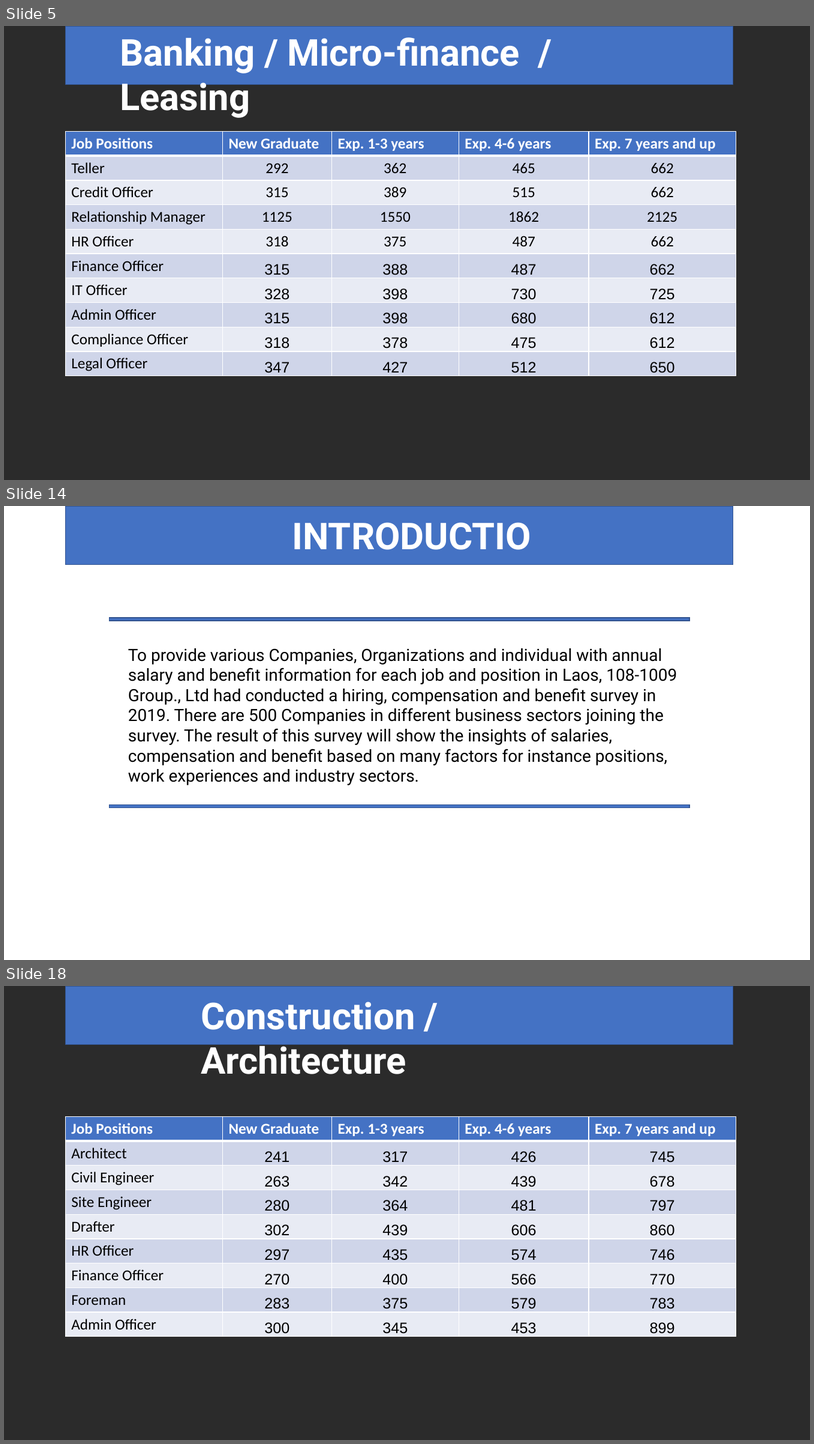
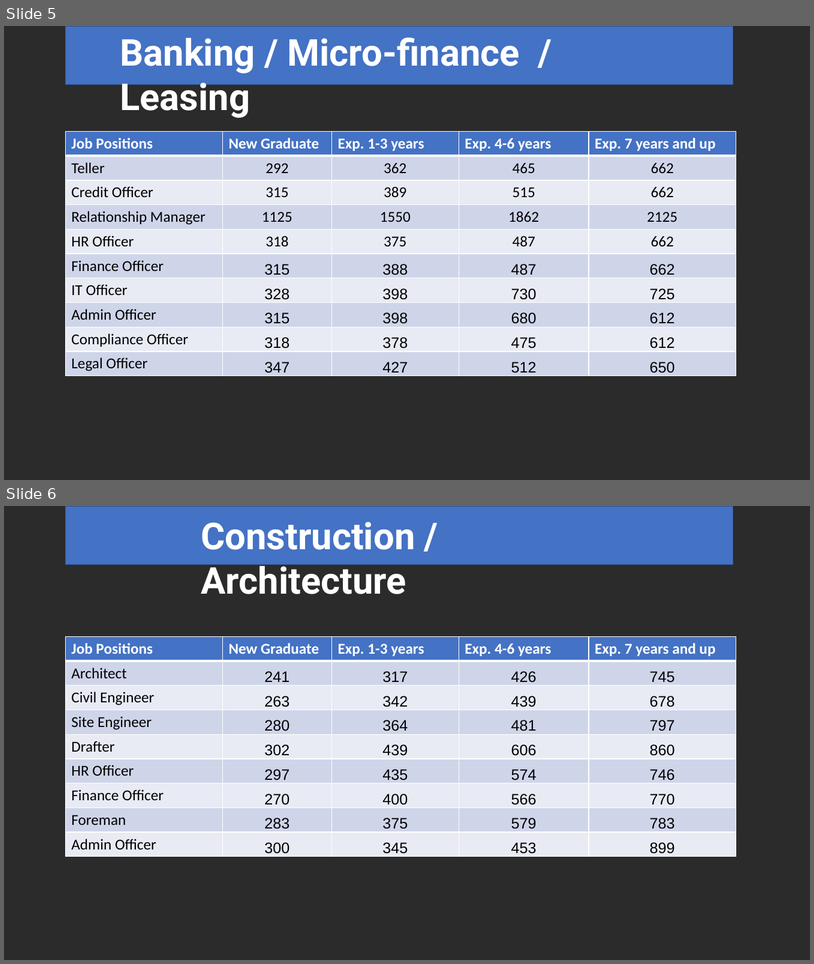
Before and after one commit to Phoud/108salarysurvey2, a slide deck: Presentation/Presentation.pptx. Shown one above the other, each under a label of ours: slides 5, 14 and 18 before the commit, slides 5 and 6 after it; the slides between them are not shown. The pictures are 814x1444 and 814x964 pixels, drawn with LibreOffice and Linux fonts; fonts in the diff are those of the drawing; background and template pictures are left out; a plain dark background stands for a picture behind light text. Boxes give left, top, right and bottom in pixels: in the first picture for what was removed or moved away, otherwise in the second. Text is boxed around its words. In the diff, an @@ line names an element or a change of style, - is before the commit and + after.

```diff
--- a/Presentation/Presentation.pptx
+++ b/Presentation/Presentation.pptx
@@ slide 14 removed at (x1=4, y1=506, x2=810, y2=960), background picture (left out) @@
@@ rectangle removed at (x1=66, y1=506, x2=734, y2=565) @@
@@ text removed at (x1=287, y1=510, x2=560, y2=561) @@
-INTRODUCTION
@@ rectangle removed at (x1=109, y1=618, x2=690, y2=621) @@
@@ text removed at (x1=128, y1=648, x2=677, y2=785) @@
-To provide various Companies, Organizations and individual with annual salary and benefit information for each job and position in Laos, 108-1009 Group., Ltd had conducted a hiring, compensation and benefit survey in 2019. There are 500 Companies in different business sectors joining the survey. The result of this survey will show the insights of salaries, compensation and benefit based on many factors for instance positions, work experiences and industry sectors.
@@ rectangle removed at (x1=109, y1=805, x2=690, y2=808) @@
@@ what was slide 18 is now slide 6 @@
```
Also in this commit, not shown: 1 slide changed, 6 slides added, 10 other slides removed, 4 other files.
